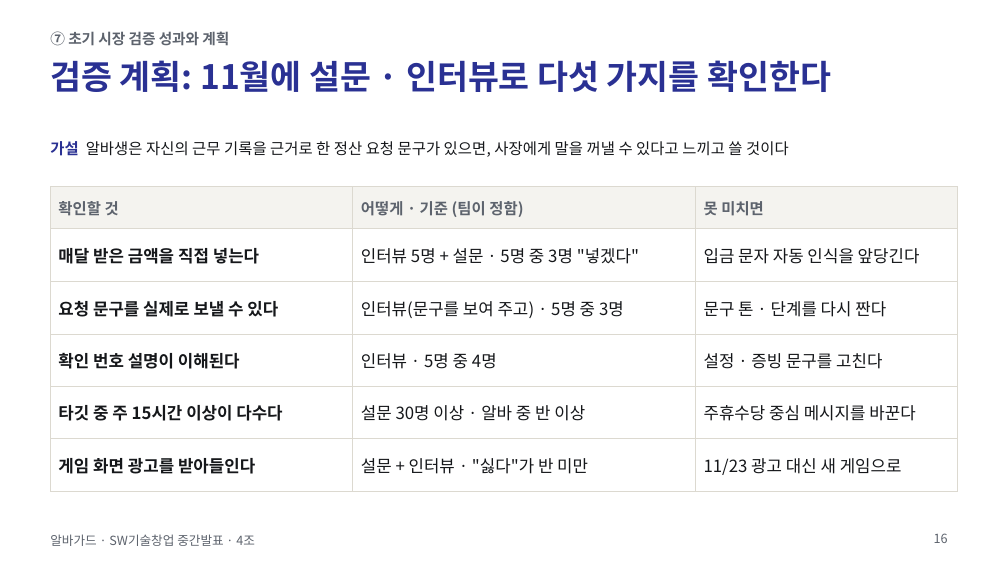
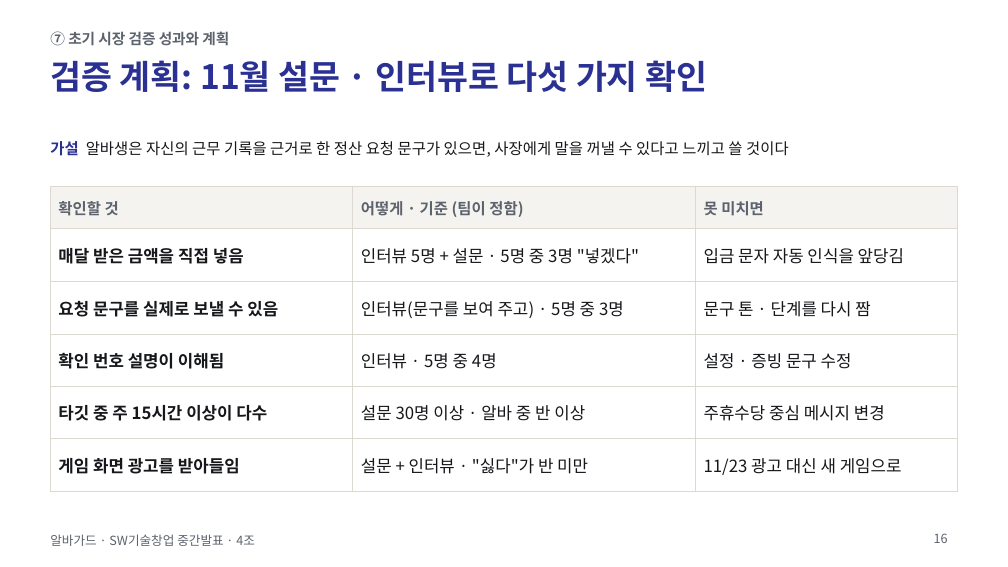
Before and after one commit to jihooni217/albaguard, a slide deck: slide 16 of docs/06_중간발표_PPT.pptx. Drawn at 1008x567 pixels with LibreOffice and Linux fonts; fonts in the diff are those of the drawing. Boxes give left, top, right and bottom in pixels: in the first picture for what was removed or moved away, otherwise in the second. Text is boxed around its words. In the diff, an @@ line names an element or a change of style, - is before the commit and + after.

```diff
--- a/docs/06_중간발표_PPT.pptx
+++ b/docs/06_중간발표_PPT.pptx
@@ title at [50,60,708,92]: text changed @@
-검증 계획: 11월에 설문 · 인터뷰로 다섯 가지를 확인한다
+검증 계획: 11월 설문 · 인터뷰로 다섯 가지 확인
@@ table at [50,186,958,479] @@
-row 2, column 1: 매달 받은 금액을 직접 넣는다
+row 2, column 1: 매달 받은 금액을 직접 넣음
-row 2, column 3: 입금 문자 자동 인식을 앞당긴다
+row 2, column 3: 입금 문자 자동 인식을 앞당김
-row 3, column 1: 요청 문구를 실제로 보낼 수 있다
+row 3, column 1: 요청 문구를 실제로 보낼 수 있음
-row 3, column 3: 문구 톤 · 단계를 다시 짠다
+row 3, column 3: 문구 톤 · 단계를 다시 짬
-row 4, column 1: 확인 번호 설명이 이해된다
+row 4, column 1: 확인 번호 설명이 이해됨
-row 4, column 3: 설정 · 증빙 문구를 고친다
+row 4, column 3: 설정 · 증빙 문구 수정
-row 5, column 1: 타깃 중 주 15시간 이상이 다수다
+row 5, column 1: 타깃 중 주 15시간 이상이 다수
-row 5, column 3: 주휴수당 중심 메시지를 바꾼다
+row 5, column 3: 주휴수당 중심 메시지 변경
-row 6, column 1: 게임 화면 광고를 받아들인다
+row 6, column 1: 게임 화면 광고를 받아들임
```
Also in this commit, not shown: 13 other slides changed, 2 other files.
